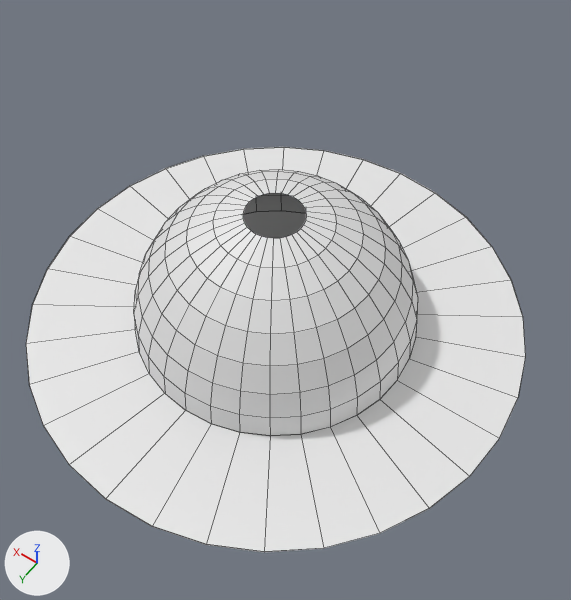
Two versions of the OBJ model PA7/models/saturn.obj, one commit apart.
Both versions are drawn from a 50 mm lens placed at (-2.04, 2.75, 4.51), pointed at (-0.02, -0.09, 0.05). The lights are fixed; the arrows at lower left show +X, +Y and +Z. Mesh edges are drawn as thin lines. Materials are left out; every surface is plain grey. Where no turn or scale is listed for an object, it has been applied to the vertices. Vertices at the same position are counted once.
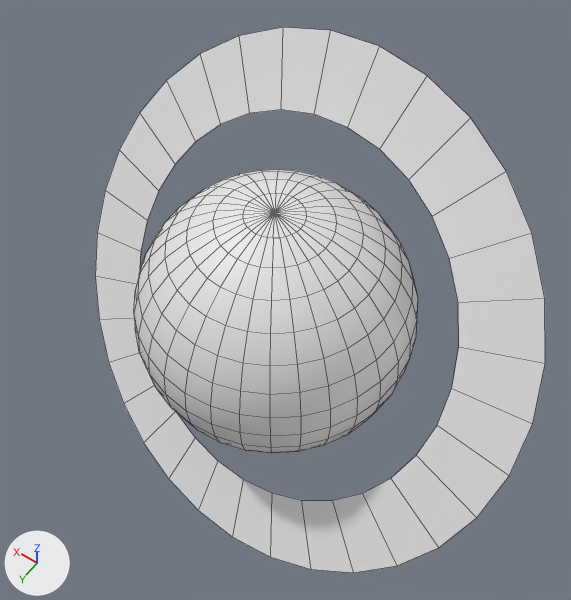
Commit message: saturn model update

What differs and where, as boxes [x1, y1, x2, y2] in the pictures (571 x 600 px):
'Sphere', reshaped (43% narrower, 30% shorter): before [26, 147, 525, 552]; after [134, 169, 417, 453]
'Circle', added: after [95, 27, 545, 573]
part 1 of me_sphere, built on: after [243, 193, 306, 238]
part 2 of me_sphere, cut back: before [26, 147, 525, 552]; after [186, 411, 245, 450]

Diff of the bpy script that builds the scene:
```diff
--- a/PA7/models/saturn.obj.py
+++ b/PA7/models/saturn.obj.py
@@ me_sphere @@
 # used by ob_sphere; location = (0.0, 0.0, 0.0)
-me_sphere.from_pydata(...)  # 578 vertices, 545 faces; spans x -1.75..1.75, y -1.75..1.75, z -0.99..0.99
+me_sphere.from_pydata(...)  # 482 vertices, 512 faces; spans x -1.0..1.0, y -1.0..1.0, z -1.0..1.0
+# me_sphere part 1
+# 1 vertex is removed from x 0.0, y 0.0, z 0.99
+# 1 vertex is added at (0.0, 0.0, 1.0)
+# 32 new faces join them
+# me_sphere part 2
+# 96 vertices are removed from x -1.75..1.75, y -1.75..1.75, z 0.0
+# 97 faces are deleted
+# 1 vertex moves from x -0.19, y 0.97, z -0.2 to x -0.19, y 0.96, z -0.2
@@ me_circle @@
+me_circle.from_pydata(...)  # 64 vertices, 32 faces; spans x -1.91..1.91, y -1.05..1.05, z -1.64..1.64
@@ ob_circle @@
+ob_circle = bpy.data.objects.new('Circle', me_circle)
+ob_circle.location = (0.0, 0.0, 0.0)
```
